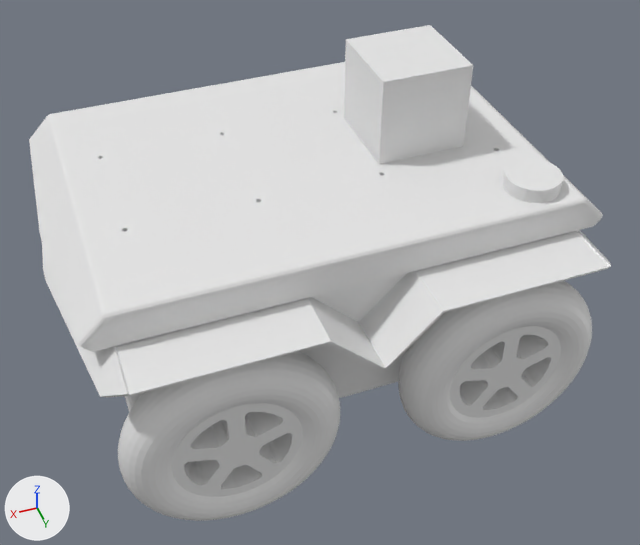
What one commit did to the Blender file blender/blend/jackal_with_box.blend.
Camera for both pictures: a camera (50 mm lens) standing at (0.234, 0.683, 0.652) and looking at (-0.007, 0.039, 0.063). The lights are fixed; the arrows at lower left show +X, +Y and +Z. Materials are left out; every surface is plain grey.

Script lines for the objects in view, before the commit:
```python
me_cube = bpy.data.meshes.new('Cube')
me_cube.from_pydata(...)  # a box spanning x -1.0..1.0, y -1.0..1.0, z -1.0..1.0
me_cube.materials.append(mat_material)
me_cylinder_004 = bpy.data.meshes.new('Cylinder.004')
me_cylinder_004.from_pydata(...)  # a 32-sided cylinder along z spanning x -0.026..0.026, y -0.026..0.026, z -0.008..0.008
me_cylinder_004.materials.append(mat_black)
me_jackal_wheel = bpy.data.meshes.new('jackal-wheel')
me_jackal_wheel.from_pydata(...)  # 1331 vertices, 2672 faces; spans x -0.1..0.1, y -0.1..0.1, z -0.025..0.025
me_jackal_wheel.materials.append(mat_black)
ob_cube = bpy.data.objects.new('Cube', me_cube)
ob_cube.location = (-0.108, 0.0, 0.226)
ob_cube.scale = (0.0445, 0.0445, 0.0445)
ob_front_left_wheel_link_visual = bpy.data.objects.new('front_left_wheel_link_visual', me_jackal_wheel)
ob_front_left_wheel_link_visual.location = (0.131, 0.188, 0.035)
ob_front_left_wheel_link_visual.rotation_euler = (1.571, 0.0, 0.0)  # degrees (90, 0, 0)
ob_navsat_link_visual = bpy.data.objects.new('navsat_link_visual', me_cylinder_004)
ob_navsat_link_visual.location = (-0.18, 0.126, 0.19)
ob_navsat_link_visual.show_transparent = True
# also in view: 'rear_fender_link_visual' at (-0.128, 0.0, 0.124); 'front_fender_link_visual' at (0.128, 0.0, 0.124); 'chassis_link_visual' at (0.003, 0.0, 0.092); 'rear_left_wheel_link_visual' at (-0.131, 0.188, 0.034)
```
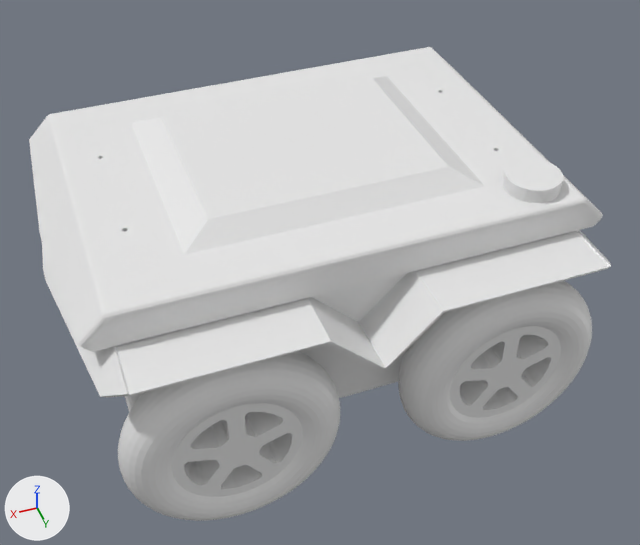
What differs and where, as boxes (x1, y1, x2, y2) in the pictures (640 x 545 px):
'Cube', reshaped, moved, rescaled (173% wider, 29% taller): before (344, 25, 473, 164); after (131, 76, 485, 255)

Patch to the scene script:
```diff
--- a/blender/blend/jackal_with_box.blend.py
+++ b/blender/blend/jackal_with_box.blend.py
@@ me_cube @@
 me_cube.from_pydata(...)  # 8 vertices, 6 faces; spans x -1.0..1.0, y -1.0..1.0, z -1.0..1.0
 # used by ob_cube; location = (-0.108, 0.0, 0.226); scale = (0.0445, 0.0445, 0.0445)
-me_cube.vertices[0].co = (-1.0, -1.0, -1.0)
-me_cube.vertices[1].co = (-1.0, -1.0, 1.0)  # pixel (430, 24)
-me_cube.vertices[2].co = (-1.0, 1.0, -1.0)
-me_cube.vertices[3].co = (-1.0, 1.0, 1.0)  # pixel (473, 65)
-me_cube.vertices[4].co = (1.0, -1.0, -1.0)
-me_cube.vertices[5].co = (1.0, -1.0, 1.0)  # pixel (345, 39)
-me_cube.vertices[6].co = (1.0, 1.0, -1.0)
-me_cube.vertices[7].co = (1.0, 1.0, 1.0)  # pixel (383, 81)
+# me_cube part 1
+me_cube.vertices[0].co = (-0.15, -0.12, -0.01)
+me_cube.vertices[1].co = (-0.11, -0.09, 0.01)  # pixel (372, 77)
+me_cube.vertices[2].co = (-0.15, 0.12, -0.01)
+me_cube.vertices[3].co = (-0.11, 0.09, 0.01)  # pixel (448, 166)
+me_cube.vertices[4].co = (0.15, -0.12, -0.01)
+me_cube.vertices[5].co = (0.11, -0.09, 0.01)  # pixel (161, 116)
+me_cube.vertices[6].co = (0.15, 0.12, -0.01)
+me_cube.vertices[7].co = (0.11, 0.09, 0.01)  # pixel (208, 219)
@@ ob_cube @@
 ob_cube = bpy.data.objects.new('Cube', me_cube)
-ob_cube.location = (-0.108, 0.0, 0.226)
-ob_cube.scale = (0.0445, 0.0445, 0.0445)
+ob_cube.location = (0.0, 0.0, 0.189)
```
